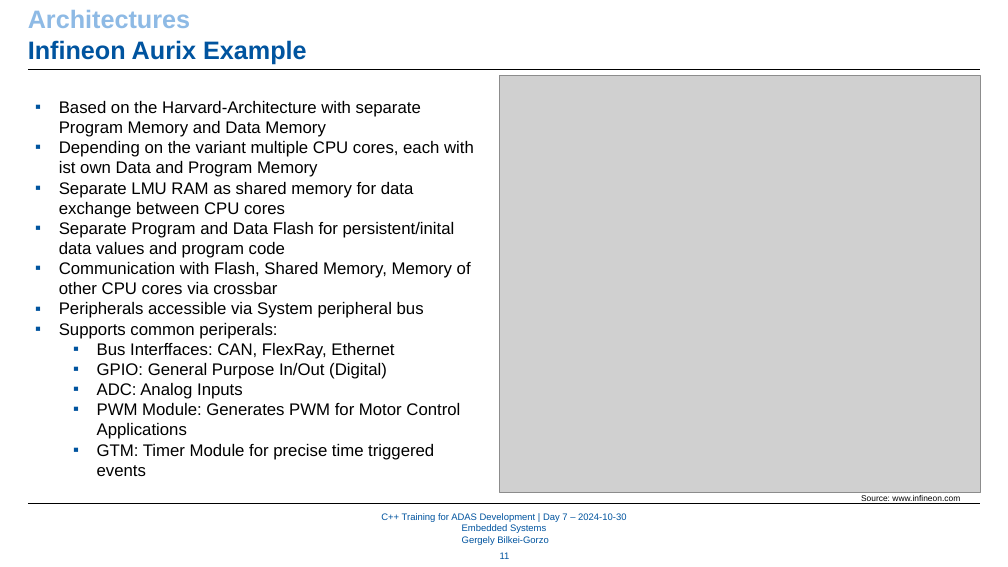
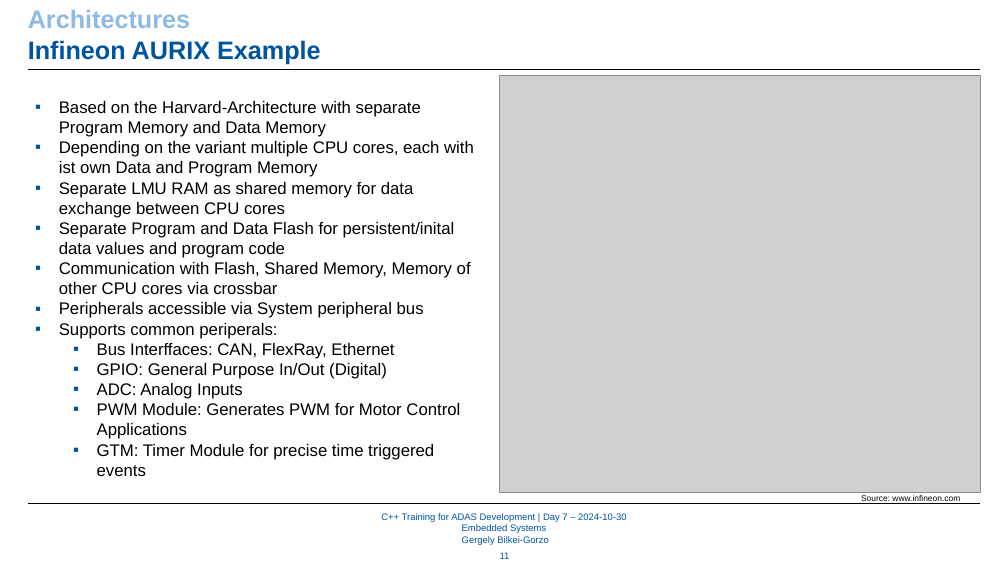
Before and after one commit to WhR4Ven/Diss_Dokument, a slide deck: slide 11 of Vortrag/07_Embedded_Systems.pptx. Drawn at 1008x567 pixels with LibreOffice and Linux fonts; fonts in the diff are those of the drawing; grey boxes stand for pictures; background and template pictures are left out. Boxes give left, top, right and bottom in pixels: in the first picture for what was removed or moved away, otherwise in the second. Text is boxed around its words. In the diff, an @@ line names an element or a change of style, - is before the commit and + after.

```diff
--- a/Vortrag/07_Embedded_Systems.pptx
+++ b/Vortrag/07_Embedded_Systems.pptx
@@ text at (28, 40, 321, 64): text changed @@
-Infineon Aurix Example
+Infineon AURIX Example
```
Also in this commit, not shown: 10 other slides changed, 2 slides added, 4 slides removed.
